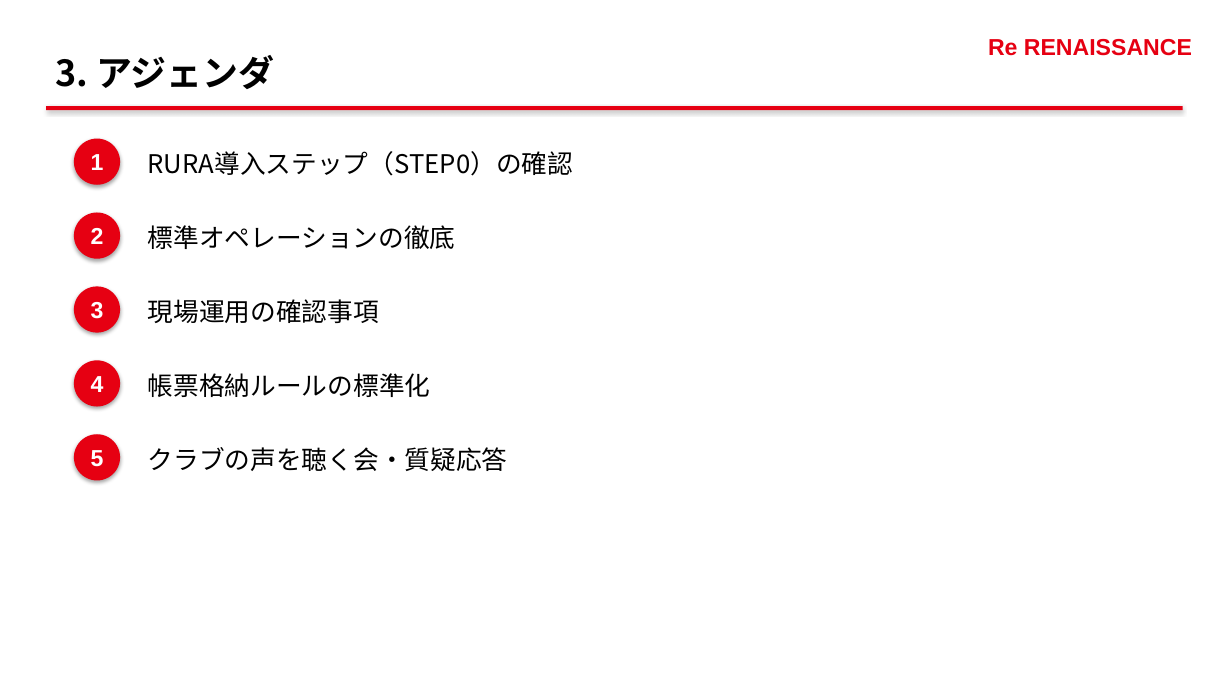
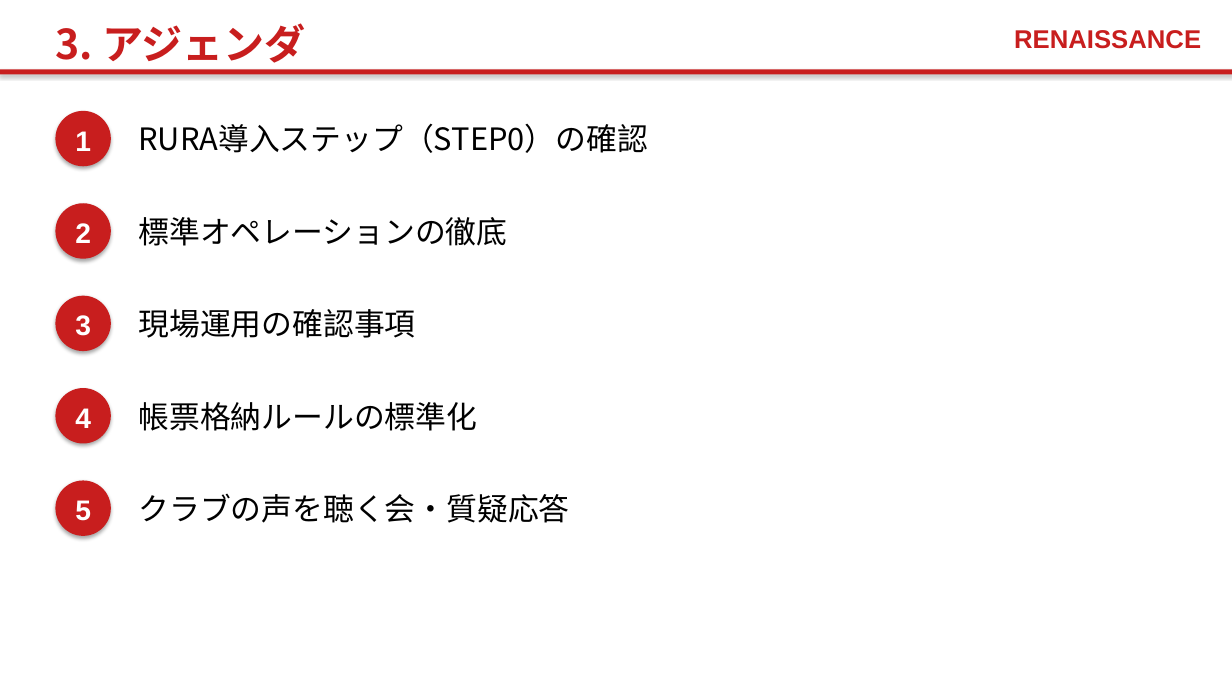
Before and after one commit to pippo2734/my-claude-skills, a slide deck: slide 4 of RURA_followup_mtg.pptx. Drawn at 1232x693 pixels with LibreOffice and Linux fonts; fonts in the diff are those of the drawing. Boxes give left, top, right and bottom in pixels: in the first picture for what was removed or moved away, otherwise in the second. Text is boxed around its words. In the diff, an @@ line names an element or a change of style, - is before the commit and + after.

```diff
--- a/RURA_followup_mtg.pptx
+++ b/RURA_followup_mtg.pptx
@@ text "3. アジェンダ" moved from (x1=55, y1=55, x2=274, y2=89) to (x1=55, y1=23, x2=306, y2=70) @@
@@ text "3. アジェンダ" at (x1=55, y1=23, x2=306, y2=70): size 28 to 32 pt, text colour #000000 to #C81E1E @@
@@ text at (x1=1014, y1=30, x2=1201, y2=49): text changed; size 18 to 20 pt; text colour #E60012 to #C81E1E @@
-Re RENAISSANCE
+RENAISSANCE
@@ fill #E60012 to #C81E1E in 6 elements at (x1=55, y1=203, x2=111, y2=259), (x1=55, y1=296, x2=111, y2=351), (x1=55, y1=111, x2=111, y2=166), (x1=55, y1=388, x2=111, y2=444), (x1=55, y1=481, x2=111, y2=536), (x1=0, y1=69, x2=1232, y2=75) @@
@@ rectangle resized from (x1=46, y1=106, x2=1183, y2=110) to (x1=0, y1=69, x2=1232, y2=75) @@
@@ text "1" moved from (x1=91, y1=154, x2=104, y2=170) to (x1=75, y1=131, x2=91, y2=151) @@
@@ ellipse resized from (x1=74, y1=139, x2=120, y2=185) to (x1=55, y1=111, x2=111, y2=166) @@
@@ text "RURA導入ステップ（STEP0）の確認" moved from (x1=148, y1=151, x2=573, y2=176) to (x1=138, y1=123, x2=648, y2=153) @@
@@ ellipse resized from (x1=74, y1=213, x2=120, y2=259) to (x1=55, y1=203, x2=111, y2=259) @@
@@ text "標準オペレーションの徹底" moved from (x1=148, y1=225, x2=456, y2=249) to (x1=138, y1=217, x2=507, y2=246) @@
@@ text "2" moved from (x1=91, y1=228, x2=104, y2=244) to (x1=75, y1=223, x2=91, y2=243) @@
@@ ellipse resized from (x1=74, y1=287, x2=120, y2=333) to (x1=55, y1=296, x2=111, y2=351) @@
@@ text "3" moved from (x1=91, y1=302, x2=104, y2=319) to (x1=75, y1=315, x2=91, y2=336) @@
@@ text "現場運用の確認事項" moved from (x1=148, y1=299, x2=379, y2=323) to (x1=138, y1=309, x2=415, y2=338) @@
@@ ellipse resized from (x1=74, y1=360, x2=120, y2=407) to (x1=55, y1=388, x2=111, y2=444) @@
@@ text "4" moved from (x1=91, y1=376, x2=104, y2=392) to (x1=75, y1=408, x2=91, y2=428) @@
@@ text "帳票格納ルールの標準化" moved from (x1=148, y1=373, x2=431, y2=397) to (x1=138, y1=402, x2=477, y2=431) @@
@@ size 18 to 22 pt in 5 elements at (x1=75, y1=223, x2=91, y2=243), (x1=75, y1=315, x2=91, y2=336), (x1=75, y1=131, x2=91, y2=151), (x1=75, y1=408, x2=91, y2=428), (x1=75, y1=500, x2=91, y2=521) @@
@@ text "5" moved from (x1=91, y1=450, x2=104, y2=467) to (x1=75, y1=500, x2=91, y2=521) @@
@@ ellipse resized from (x1=74, y1=434, x2=120, y2=481) to (x1=55, y1=481, x2=111, y2=536) @@
@@ size 20 to 24 pt in 5 elements at (x1=138, y1=217, x2=507, y2=246), (x1=138, y1=309, x2=415, y2=338), (x1=138, y1=123, x2=648, y2=153), (x1=138, y1=402, x2=477, y2=431), (x1=138, y1=494, x2=569, y2=523) @@
@@ text "クラブの声を聴く会・質疑応答" moved from (x1=148, y1=447, x2=508, y2=471) to (x1=138, y1=494, x2=569, y2=523) @@
```
Also in this commit, not shown: 19 other slides changed, 1 other file.
